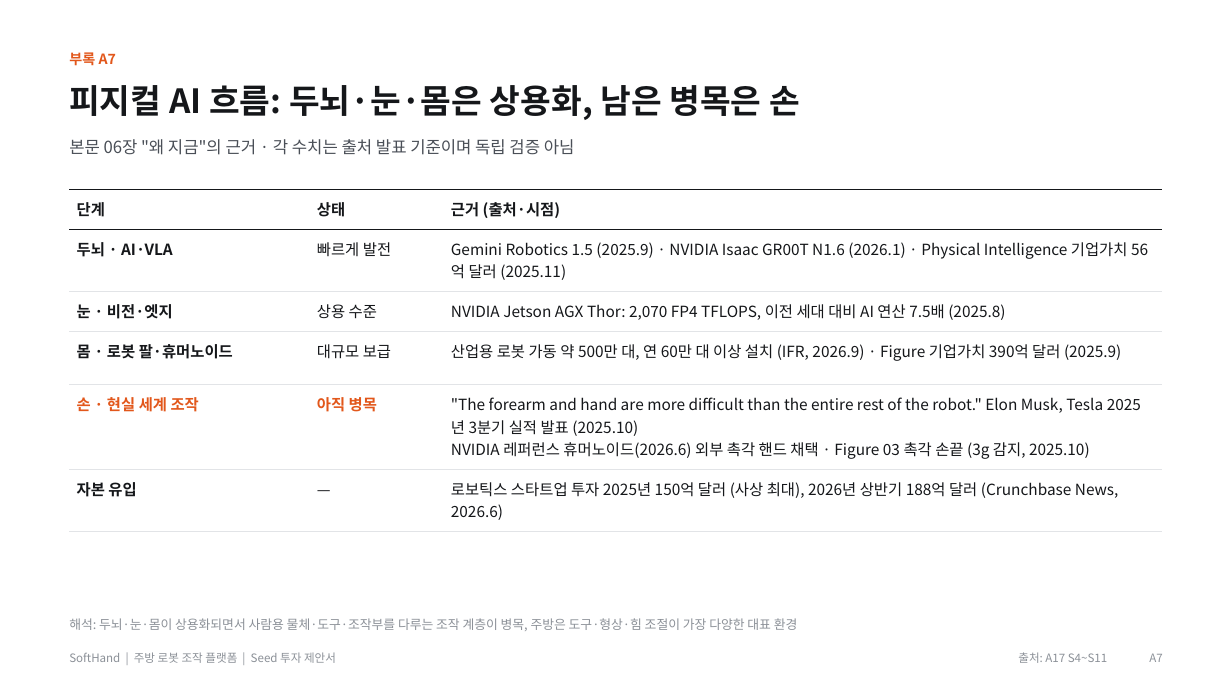
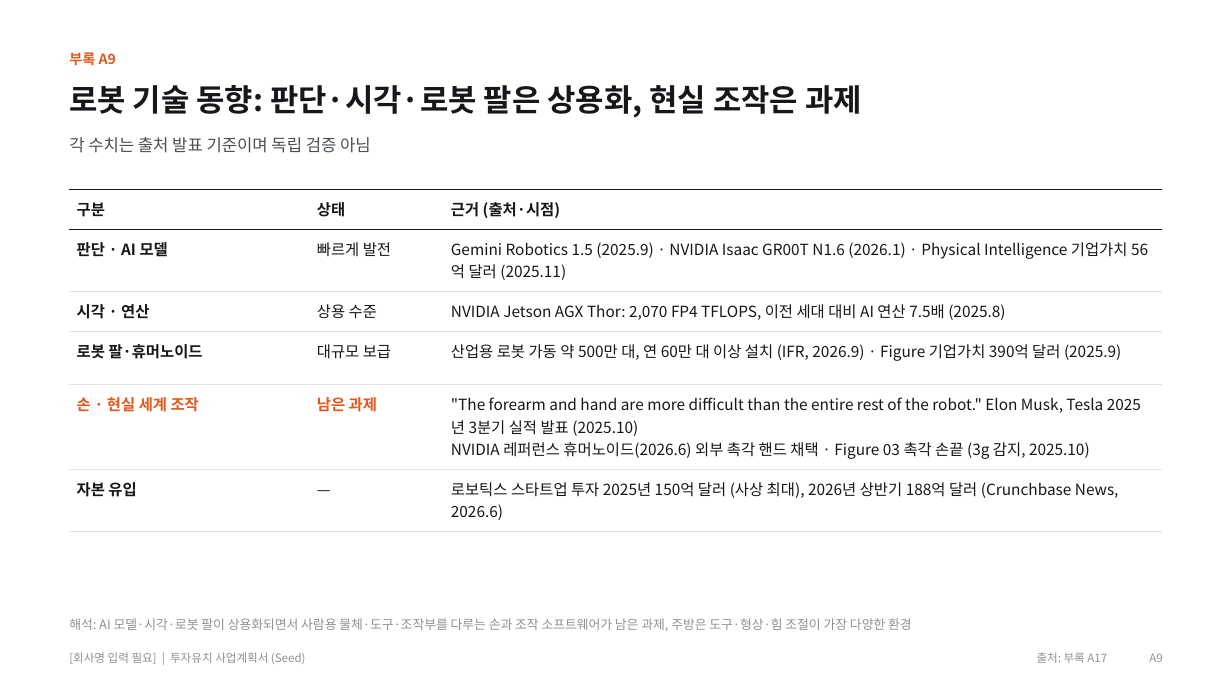
Before and after one commit to kimdonghyun2789-hash/D, a slide deck: slide 24 of SoftHand_Founding_Seed_IR_Deck_Final.pptx (slide 22 before the commit). Drawn at 1232x693 pixels with LibreOffice and Linux fonts; fonts in the diff are those of the drawing. Boxes give left, top, right and bottom in pixels: in the first picture for what was removed or moved away, otherwise in the second. Text is boxed around its words. In the diff, an @@ line names an element or a change of style, - is before the commit and + after.

```diff
--- a/SoftHand_Founding_Seed_IR_Deck_Final.pptx
+++ b/SoftHand_Founding_Seed_IR_Deck_Final.pptx
@@ text at (x1=69, y1=52, x2=116, y2=66): text changed @@
-부록 A7
+부록 A9
@@ text at (x1=69, y1=85, x2=862, y2=118): text changed; size 26 to 24 pt @@
-피지컬 AI 흐름: 두뇌·눈·몸은 상용화, 남은 병목은 손
+로봇 기술 동향: 판단·시각·로봇 팔은 상용화, 현실 조작은 과제
@@ text at (x1=69, y1=137, x2=371, y2=153): text changed @@
-본문 06장 "왜 지금"의 근거 · 각 수치는 출처 발표 기준이며 독립 검증 아님
+각 수치는 출처 발표 기준이며 독립 검증 아님
@@ table at (x1=69, y1=189, x2=1163, y2=524) @@
-row 1, column 1: 단계
+row 1, column 1: 구분
-row 2, column 1: 두뇌 · AI·VLA
+row 2, column 1: 판단 · AI 모델
-row 3, column 1: 눈 · 비전·엣지
+row 3, column 1: 시각 · 연산
-row 4, column 1: 몸 · 로봇 팔·휴머노이드
+row 4, column 1: 로봇 팔·휴머노이드
-row 5, column 2: 아직 병목
+row 5, column 2: 남은 과제
@@ text at (x1=69, y1=618, x2=912, y2=631): text changed @@
-해석: 두뇌·눈·몸이 상용화되면서 사람용 물체·도구·조작부를 다루는 조작 계층이 병목, 주방은 도구·형상·힘 조절이 가장 다양한 대표 환경
+해석: AI 모델·시각·로봇 팔이 상용화되면서 사람용 물체·도구·조작부를 다루는 손과 조작 소프트웨어가 남은 과제, 주방은 도구·형상·힘 조절이 가장 다양한 환경
@@ text at (x1=69, y1=652, x2=306, y2=664): text changed @@
-SoftHand | 주방 로봇 조작 플랫폼 | Seed 투자 제안서
+[회사명 입력 필요] | 투자유치 사업계획서 (Seed)
@@ text at (x1=1037, y1=652, x2=1107, y2=663): text changed @@
-출처: A17 S4~S11
+출처: 부록 A17
@@ text at (x1=1149, y1=653, x2=1162, y2=662): text changed @@
-A7
+A9
```
Also in this commit, not shown: 17 other slides changed, 14 slides added, 14 slides removed, 10 other files.
